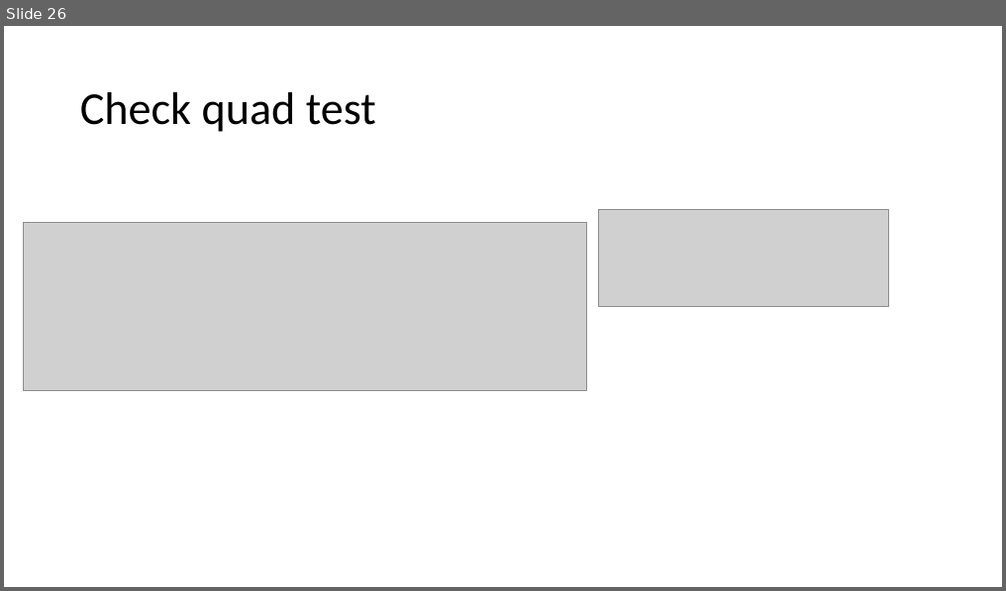
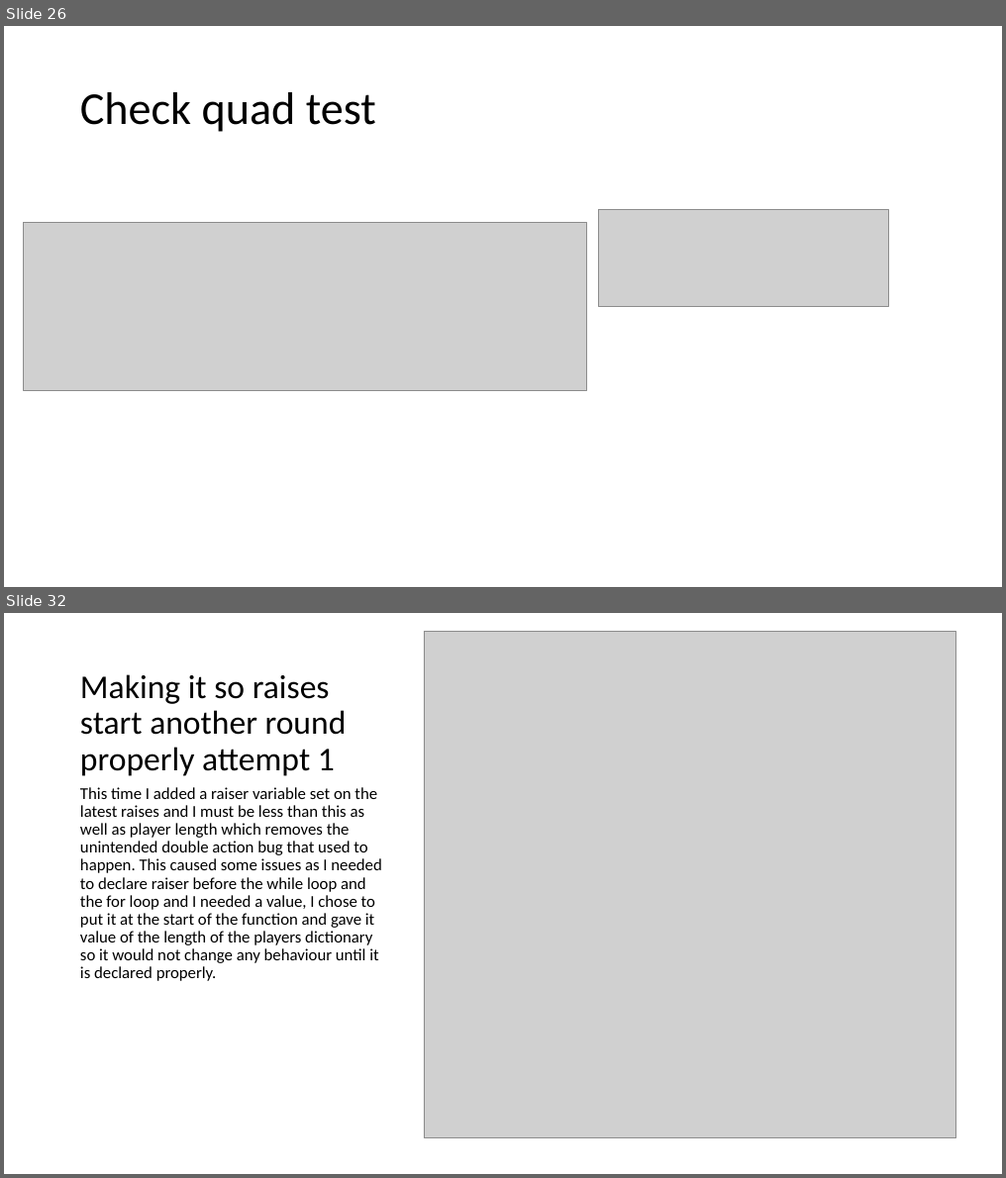
Before and after one commit to curtben1/actualCoursework, a slide deck: dev log.pptx. Shown one above the other, each under a label of ours: slide 26 before the commit, slides 26 and 32 after it; the slides between them are not shown. The pictures are 1006x591 and 1006x1178 pixels, drawn with LibreOffice and Linux fonts; fonts in the diff are those of the drawing; grey boxes stand for pictures. Boxes give left, top, right and bottom in pixels: in the first picture for what was removed or moved away, otherwise in the second. Text is boxed around its words. In the diff, an @@ line names an element or a change of style, - is before the commit and + after.

```diff
--- a/dev log.pptx
+++ b/dev log.pptx
@@ slide 32 added at (4,613,1002,1174), background #FFFFFF @@
@@ picture added at (424,631,956,1139) @@
@@ title added at (80,674,347,776), 32 pt, text #000000 @@
+Making it so raises start another round properly attempt 1
@@ text added at (80,787,381,981), 16 pt, text #000000 @@
+This time I added a raiser variable set on the latest raises and I must be less than this as well as player length which removes the unintended double action bug that used to happen. This caused some issues as I needed to declare raiser before the while loop and the for loop and I needed a value, I chose to put it at the start of the function and gave it value of the length of the players dictionary so it would not change any behaviour until it is declared properly.
```
Also in this commit, not shown: 1 slide changed, 6 other slides added, 1 other file.
